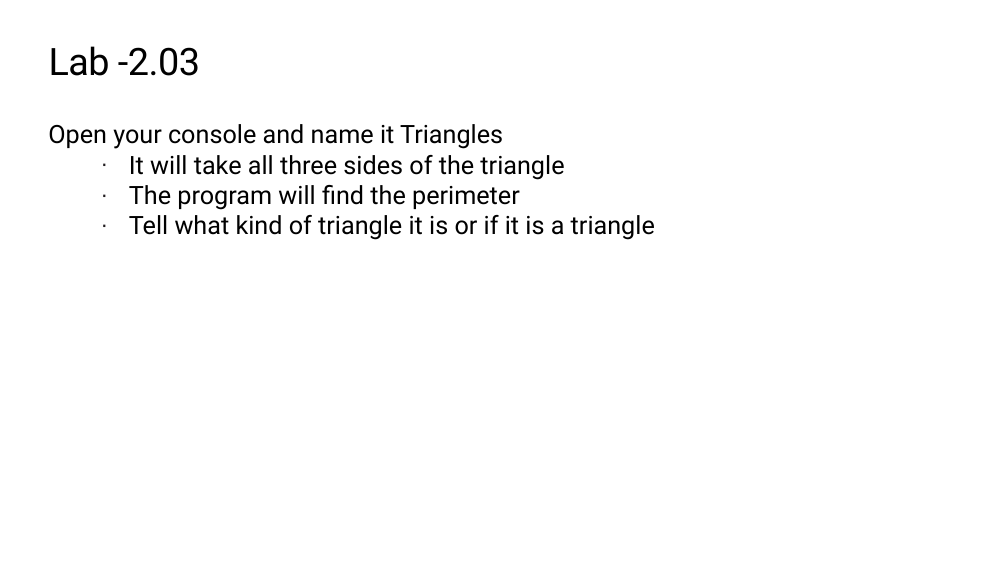
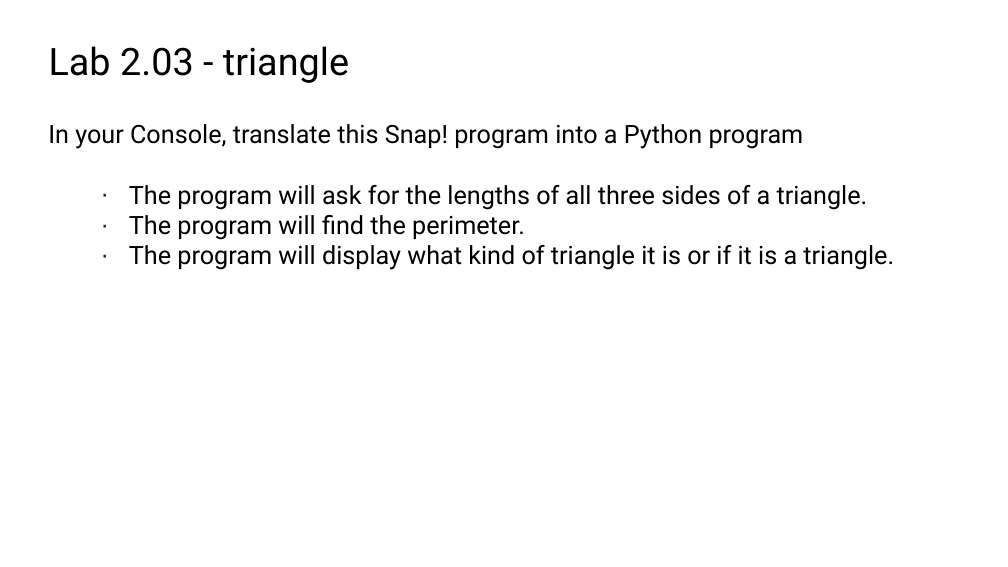
Before and after one commit to TEALSK12/2nd-semester-introduction-to-computer-science, a slide deck: slide 10 of docs/units/2_unit/slidedecks/Intro Python 2.03 TEALS.pptx (slide 9 before the commit). Drawn at 1008x567 pixels with LibreOffice and Linux fonts; fonts in the diff are those of the drawing; background and template pictures are left out. Boxes give left, top, right and bottom in pixels: in the first picture for what was removed or moved away, otherwise in the second. Text is boxed around its words. In the diff, an @@ line names an element or a change of style, - is before the commit and + after.

```diff
--- a/docs/units/2_unit/slidedecks/Intro Python 2.03 TEALS.pptx
+++ b/docs/units/2_unit/slidedecks/Intro Python 2.03 TEALS.pptx
@@ title at (49, 46, 349, 83): text changed @@
-Lab -2.03
+Lab 2.03 - triangle
@@ text at (48, 124, 894, 270): text changed @@
-Open your console and name it Triangles
-· It will take all three sides of the triangle
-· The program will find the perimeter
-· Tell what kind of triangle it is or if it is a triangle
+In your Console, translate this Snap! program into a Python program
+· The program will ask for the lengths of all three sides of a triangle.
+· The program will find the perimeter.
+· The program will display what kind of triangle it is or if it is a triangle.
```
Also in this commit, not shown: 10 other slides changed, 1 slide added, 58 other files.
